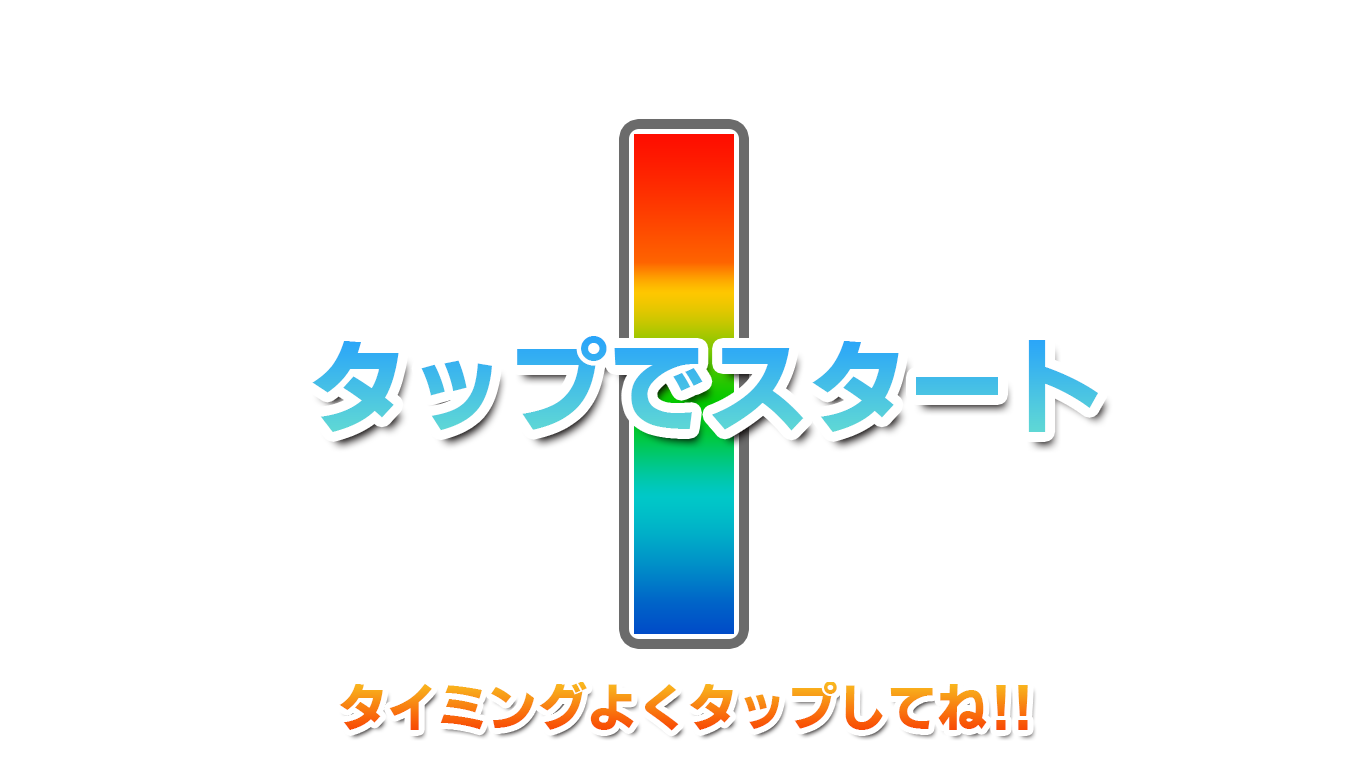
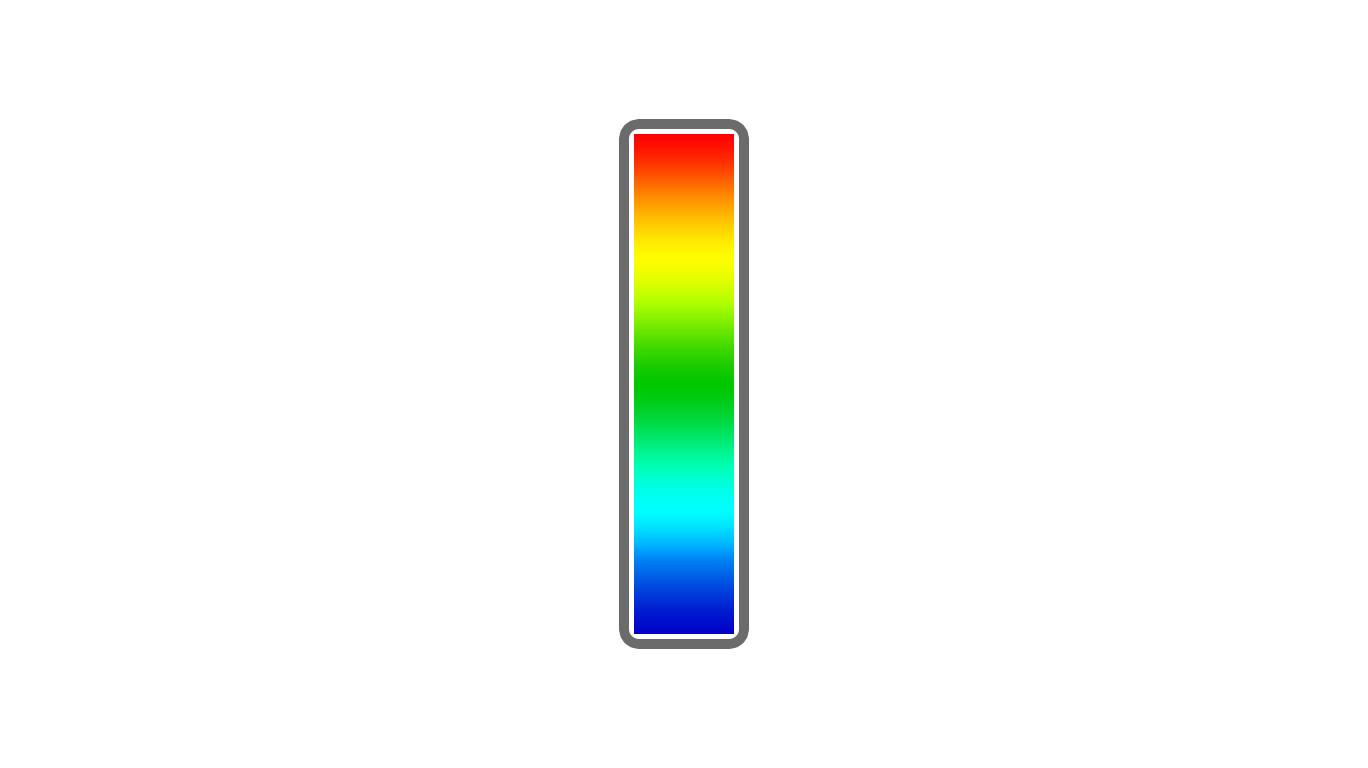
Layer changes from the first (1368, 768) image to the second:
hid "タイミングよくタップしてね！！" over 339, 682, 1028, 731
hid "タップでスタート" over 312, 336, 1098, 432
